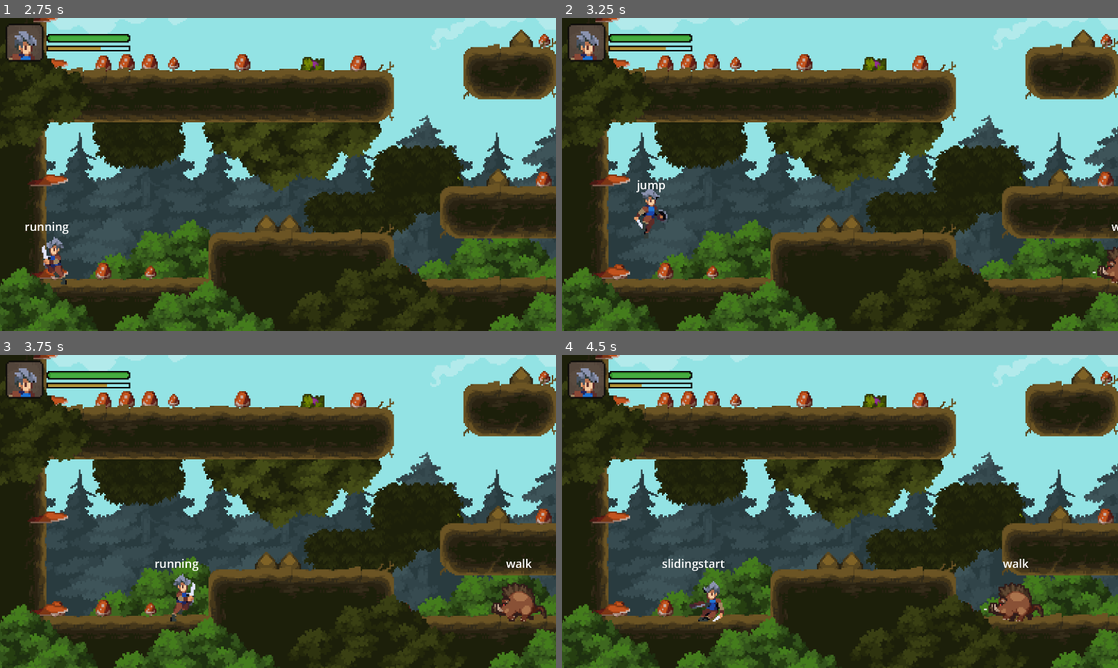
Above: before the commit, frames 1-4 (two rows, left to right).
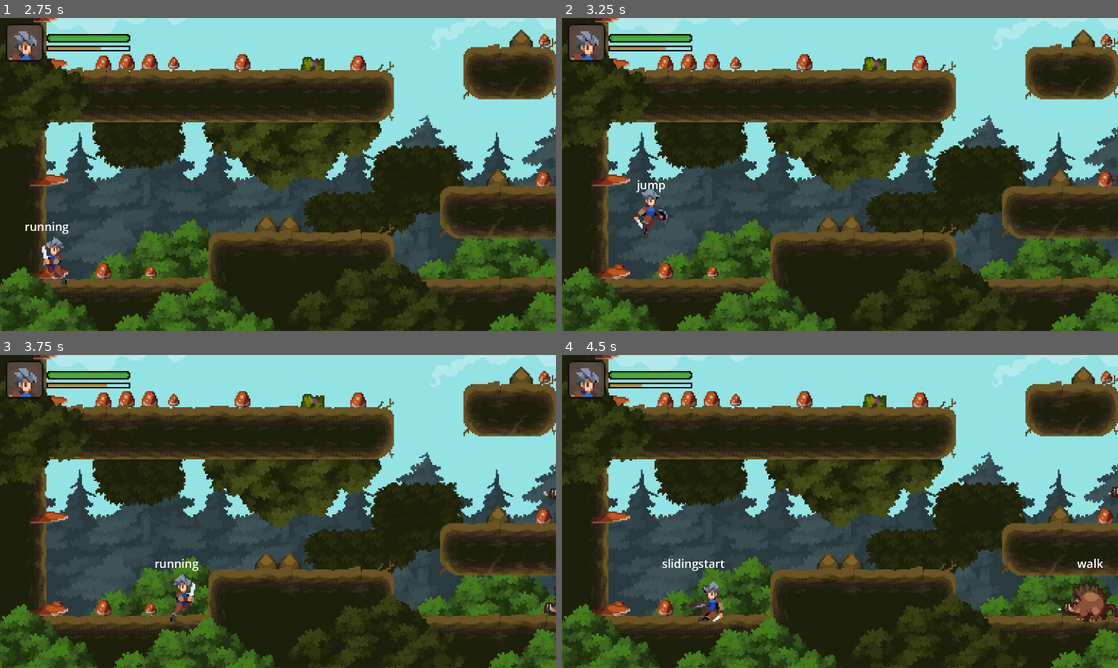
Above: after the commit, the same moments.

Repository: SKYDESTROY/lengend_of_knight
Game: Godot game, scene res://world/forest/forest.tscn
Two runs of this game, one before a commit and one after it. Both use one fixed random seed, a clock stepped at 60 frames per second and the inputs below. Before the commit the project starts from res://world/forest/world.tscn.
Inputs:
- Up to frame 1 (2.75 s): hold J (attack) 0.53-1.28 s; hold Right (move_right) 0.53-2.03 s; tap Space (jump) at 0.77, 1.52 s; tap E (interact) at 1.35 s; hold Left (move_left) from 2.03 s (still down); hold K (sliding) from 2.03 s (still down)
- Up to frame 2 (3.25 s): release Left (move_left) at 2.78 s; release K (sliding) at 2.78 s; hold Right (move_right) from 2.78 s (still down); tap J (attack) at 2.85 s; tap Space (jump) at 3.02 s
- Up to frame 3 (3.75 s): keep holding Right (move_right); hold E (interact) from 3.53 s (still down)
- Up to frame 4 (4.5 s): tap Space (jump) at 3.77 s; release Right (move_right) at 4.28 s; release E (interact) at 4.28 s; hold Left (move_left) from 4.28 s (still down); tap K (sliding) at 4.35 s

Frame 1 is identical in both runs. In frame 2, 0.3% of the frame differs, in the area x 95-100%, y 66-86%; in frame 3, 0.9%; in frame 4, 1.6%, in the area x 75-100%, y 42-86%.

Commit message:
节点储存

Diff:
--- a/UI/status_panel.gd
+++ b/UI/status_panel.gd
@@ -8,10 +8,14 @@
 	if not states:
 		states = Game.player_states
 	states.healthchanged.connect(updatehealth)
-	states.energychanged.connect(updateenergy)
 	#第一次更新
 	updatehealth(true)
+	states.energychanged.connect(updateenergy)
 	updateenergy()
+	tree_exited.connect(func():
+		states.healthchanged.disconnect(updatehealth)
+		states.energychanged.disconnect(updateenergy)
+		)
 
 func updatehealth(skipanim:=false):
 	var percentage := states.health / float (states.maxhealth)
--- a/enemy/boar.gd
+++ b/enemy/boar.gd
@@ -14,6 +14,10 @@
 @onready var floorcheck: RayCast2D = $Graphics/floorcheck
 @onready var playercheck: RayCast2D = $Graphics/playercheck
 @onready var calmdowntimer: Timer = $calmdowntimer
+
+func _ready() -> void:
+	super()
+
 #playercheck添加检测环境，防止野猪穿墙透视玩家
 func canseeplayer() ->bool:
 	if not playercheck.is_colliding():
--- a/enemy/enemy.gd
+++ b/enemy/enemy.gd
@@ -20,9 +20,12 @@
 			await ready
 		graphics.scale.x = -direction
 
-@export var maxspeed: float = 180
+@export var maxspeed: float = 120
 @export var acceleration: float = 2000
 var defaultgravity := ProjectSettings.get("physics/2d/default_gravity") as float
+
+func _ready() -> void:
+	add_to_group("enemy")
 
 func move(speed:float,delta:float) :
 	velocity.x = move_toward(velocity.x,direction * speed,acceleration * delta)
--- a/global/game.gd
+++ b/global/game.gd
@@ -1,8 +1,14 @@
 extends Node
+#场景名称 -> {
+#enemyalive -> [敌人的path]
+#}
+var worldstates :={}
 @onready var player_states: States = $PlayerStates
 @onready var color_rect: ColorRect = $ColorRect
+
 func _ready() -> void:
 	color_rect.color.a = 0
+
 func changescene(path:String,entrypoint:String):
 	var tree:=get_tree()
 	#暂停游戏，防止转场操控和受到伤害
@@ -12,10 +18,18 @@
 	tween.set_pause_mode(Tween.TWEEN_PAUSE_PROCESS)
 	tween.tween_property(color_rect,"color:a",1,0.2)
 	await  tween.finished
+	#保存旧场景到字典
+	var oldname = tree.current_scene.scene_file_path.get_file().get_basename()
+	worldstates[oldname] = tree.current_scene.todict()
 
 	tree.change_scene_to_file(path)
 	#等待新场景加载完毕
 	await tree.tree_changed
+
+	#新场景读取字典
+	var newname = tree.current_scene.scene_file_path.get_file().get_basename()
+	if newname in worldstates:
+		tree.current_scene.fromdict(worldstates[newname])
 
 	for node in tree.get_nodes_in_group("entrypoints"):
 		if node.name == entrypoint:
--- a/player.gd
+++ b/player.gd
@@ -5,7 +5,6 @@
 	LEFT = -1,
 	RIGHT=+1,
 }
-
 
 enum  State {
 	Idle,
@@ -69,6 +68,7 @@
 @onready var interaction_icon: AnimatedSprite2D = $interactionIcon
 
 func _ready() -> void:
+	add_to_group("player")
 	#初始化场景时，使玩家在moveandclide获取isonfloor结果，防止进入fall状态
 	stand(defaultgravity,0.01)
 
--- a/world/cave/Cave.gd
+++ /dev/null
@@ -1,23 +0,0 @@
-extends Node2D
-@onready var tile_map_layer: TileMapLayer = $TileMapLayer/ground
-@onready var camera_2d: Camera2D = $Player/Camera2D
-@onready var player: Player = $Player
-
-func _ready() -> void:
-	#地图边界大小 positon左上角 end右上角   grow向内偏移1避免相机拍到边界
-	var used := tile_map_layer.get_used_rect().grow(-1)
-	#贴图单元大小
-	var tile_size := tile_map_layer.tile_set.tile_size
-	#相机移动坐标限制
-	camera_2d.limit_top = used.position.y * tile_size.y
-	camera_2d.limit_bottom = used.end.y * tile_size.y
-	camera_2d.limit_left = used.position.x * tile_size.x
-	camera_2d.limit_right = used.end.x * tile_size.x
-	#重置移动平滑，防止相机初始化瞬移
-	camera_2d.reset_smoothing()
-func updateplayer(pos:Vector2,direction:Player.Direction):
-	player.global_position = pos
-	player.direction = direction
-	#防止进入新场景高度落差产生landing动画
-	player.fallfromy = pos.y
-	camera_2d.reset_smoothing()
--- a/world/cave/Cave.tscn
+++ b/world/cave/Cave.tscn
@@ -1,14 +1,14 @@
 [gd_scene load_steps=7 format=4 uid="uid://dp6fclj68rf1y"]
 
-[ext_resource type="Script" uid="uid://brb4k8dgtvo7m" path="res://world/cave/Cave.gd" id="1_7lnxa"]
+[ext_resource type="Script" uid="uid://p0j42rm4arvt" path="res://world/forest/world.gd" id="1_270be"]
 [ext_resource type="PackedScene" uid="uid://bt7ndu4u47x2y" path="res://player.tscn" id="2_6vnai"]
 [ext_resource type="TileSet" uid="uid://d063vs6au5e0j" path="res://resource/cave.tres" id="3_pfcw1"]
 [ext_resource type="PackedScene" uid="uid://creuewhm5skff" path="res://object/mine_gate.tscn" id="4_knx1k"]
 [ext_resource type="Script" uid="uid://bgvme0jaboy0u" path="res://class/Entrypoint.gd" id="5_hkk62"]
 [ext_resource type="PackedScene" uid="uid://bm2cbtwidxw71" path="res://enemy/boar.tscn" id="9_2b72k"]
 
-[node name="World" type="Node2D"]
-script = ExtResource("1_7lnxa")
+[node name="Cave" type="Node2D"]
+script = ExtResource("1_270be")
 metadata/_edit_horizontal_guides_ = [192.0]
 metadata/_edit_vertical_guides_ = [96.0]
 
--- a/world/forest/world.tscn
+++ b/world/forest/forest.tscn
@@ -1,21 +1,21 @@
 [gd_scene load_steps=10 format=4 uid="uid://c6oqf028uylpr"]
 
-[ext_resource type="Script" uid="uid://p0j42rm4arvt" path="res://world/forest/world.gd" id="1_tlwt5"]
-[ext_resource type="PackedScene" uid="uid://bt7ndu4u47x2y" path="res://player.tscn" id="2_fj7yv"]
-[ext_resource type="TileSet" uid="uid://gprcdj21o6xb" path="res://resource/worldtileset.tres" id="2_tlwt5"]
-[ext_resource type="Texture2D" uid="uid://c82s1bfe0yiki" path="res://resource/Background2.png" id="4_aqk2v"]
-[ext_resource type="PackedScene" uid="uid://creuewhm5skff" path="res://object/mine_gate.tscn" id="4_gbfbk"]
-[ext_resource type="Texture2D" uid="uid://cm0rqlmbj5kyg" path="res://resource/Background.png" id="5_036b0"]
-[ext_resource type="Script" uid="uid://bgvme0jaboy0u" path="res://class/Entrypoint.gd" id="5_ioo17"]
-[ext_resource type="Texture2D" uid="uid://csqpk45tlvh25" path="res://resource/Tree-Assets.png" id="6_dwbse"]
-[ext_resource type="PackedScene" uid="uid://bm2cbtwidxw71" path="res://enemy/boar.tscn" id="7_pkg7o"]
-
-[node name="World" type="Node2D"]
-script = ExtResource("1_tlwt5")
+[ext_resource type="Script" uid="uid://p0j42rm4arvt" path="res://world/forest/world.gd" id="1_ahbw6"]
+[ext_resource type="PackedScene" uid="uid://bt7ndu4u47x2y" path="res://player.tscn" id="2_stdse"]
+[ext_resource type="TileSet" uid="uid://gprcdj21o6xb" path="res://resource/worldtileset.tres" id="3_f3rhm"]
+[ext_resource type="PackedScene" uid="uid://creuewhm5skff" path="res://object/mine_gate.tscn" id="4_fjppd"]
+[ext_resource type="Script" uid="uid://bgvme0jaboy0u" path="res://class/Entrypoint.gd" id="5_0po0v"]
+[ext_resource type="Texture2D" uid="uid://c82s1bfe0yiki" path="res://resource/Background2.png" id="6_jhjv7"]
+[ext_resource type="Texture2D" uid="uid://cm0rqlmbj5kyg" path="res://resource/Background.png" id="7_m2kkk"]
+[ext_resource type="Texture2D" uid="uid://csqpk45tlvh25" path="res://resource/Tree-Assets.png" id="8_oelfd"]
+[ext_resource type="PackedScene" uid="uid://bm2cbtwidxw71" path="res://enemy/boar.tscn" id="9_lfe1t"]
+
+[node name="Forest" type="Node2D"]
+script = ExtResource("1_ahbw6")
 metadata/_edit_horizontal_guides_ = [192.0]
 metadata/_edit_vertical_guides_ = [96.0]
 
-[node name="Player" parent="." instance=ExtResource("2_fj7yv")]
+[node name="Player" parent="." instance=ExtResource("2_stdse")]
 position = Vector2(96, 144)
 
 [node name="Camera2D" type="Camera2D" parent="Player"]
@@ -198,45 +198,48 @@
 
 [node name="TreeAssets" type="Sprite2D" parent="forground/Parallax2D"]
 position = Vector2(152, 180)
-texture = ExtResource("6_dwbse")
+texture = ExtResource("8_oelfd")
 region_enabled = true
 region_rect = Rect2(210, 5, 124, 86)
 
 [node name="TreeAssets2" type="Sprite2D" parent="forground/Parallax2D"]
 position = Vector2(23, 171)
-texture = ExtResource("6_dwbse")
+texture = ExtResource("8_oelfd")
 region_enabled = true
 region_rect = Rect2(210, 5, 124, 86)
 
 [node name="TreeAssets3" type="Sprite2D" parent="forground/Parallax2D"]
 position = Vector2(278, 164)
-texture = ExtResource("6_dwbse")
+texture = ExtResource("8_oelfd")
 region_enabled = true
 region_rect = Rect2(210, 197, 124, 86)
 
 [node name="TreeAssets6" type="Sprite2D" parent="forground/Parallax2D"]
 position = Vector2(19, 10)
-texture = ExtResource("6_dwbse")
+texture = ExtResource("8_oelfd")
 region_enabled = true
 region_rect = Rect2(210, 197, 124, 86)
 
 [node name="TreeAssets7" type="Sprite2D" parent="forground/Parallax2D"]
 position = Vector2(770, 64)
-texture = ExtResource("6_dwbse")
+texture = ExtResource("8_oelfd")
 region_enabled = true
 region_rect = Rect2(210, 197, 124, 86)
 
 [node name="TreeAssets4" type="Sprite2D" parent="forground/Parallax2D"]
 position = Vector2(411, 180)
-texture = ExtResource("6_dwbse")
+texture = ExtResource("8_oelfd")
 region_enabled = true
 region_rect = Rect2(210, 5, 124, 86)
 
 [node name="TreeAssets5" type="Sprite2D" parent="forground/Parallax2D"]
 position = Vector2(582, 189)
-texture = ExtResource("6_dwbse")
-region_enabled = true
-region_rect = Rect2(210, 197, 124, 86)
-
-[node name="boar" parent="." instance=ExtResource("7_pkg7o")]
-position = Vector2(478, 134)
+texture = ExtResource("8_oelfd")
+region_enabled = true
+region_rect = Rect2(210, 197, 124, 86)
+
+[node name="boar" parent="." instance=ExtResource("9_lfe1t")]
+position = Vector2(480, 144)
+
+[node name="boar2" parent="." instance=ExtResource("9_lfe1t")]
+position = Vector2(480, 64)
--- a/world/forest/world.gd
+++ b/world/forest/world.gd
@@ -15,7 +15,24 @@
 	camera_2d.limit_right = used.end.x * tile_size.x
 	#重置移动平滑，防止相机初始化瞬移
 	camera_2d.reset_smoothing()
+
 func updateplayer(pos:Vector2,direction:Player.Direction):
 	player.global_position = pos
 	player.direction = direction
 	camera_2d.reset_smoothing()
+	camera_2d.force_update_scroll()
+
+func todict() -> Dictionary :
+	var enemyalive := []
+	for node in get_tree().get_nodes_in_group("enemy"):
+		var path :=get_path_to(node)
+		enemyalive.append(path)
+	return {
+		enemy_alive = enemyalive,
+	}
+
+func fromdict(dictionary:Dictionary):
+	for node in get_tree().get_nodes_in_group("enemy"):
+		var path := get_path_to(node)
+		if path not in dictionary.enemy_alive:
+			node.queue_free()
Not shown, removed: world/cave/Cave.gd.uid
Not shown: 8 places in world/forest/forest.tscn that only renumber resources
Not shown, added: global/game.tscn8074367998.tmp
